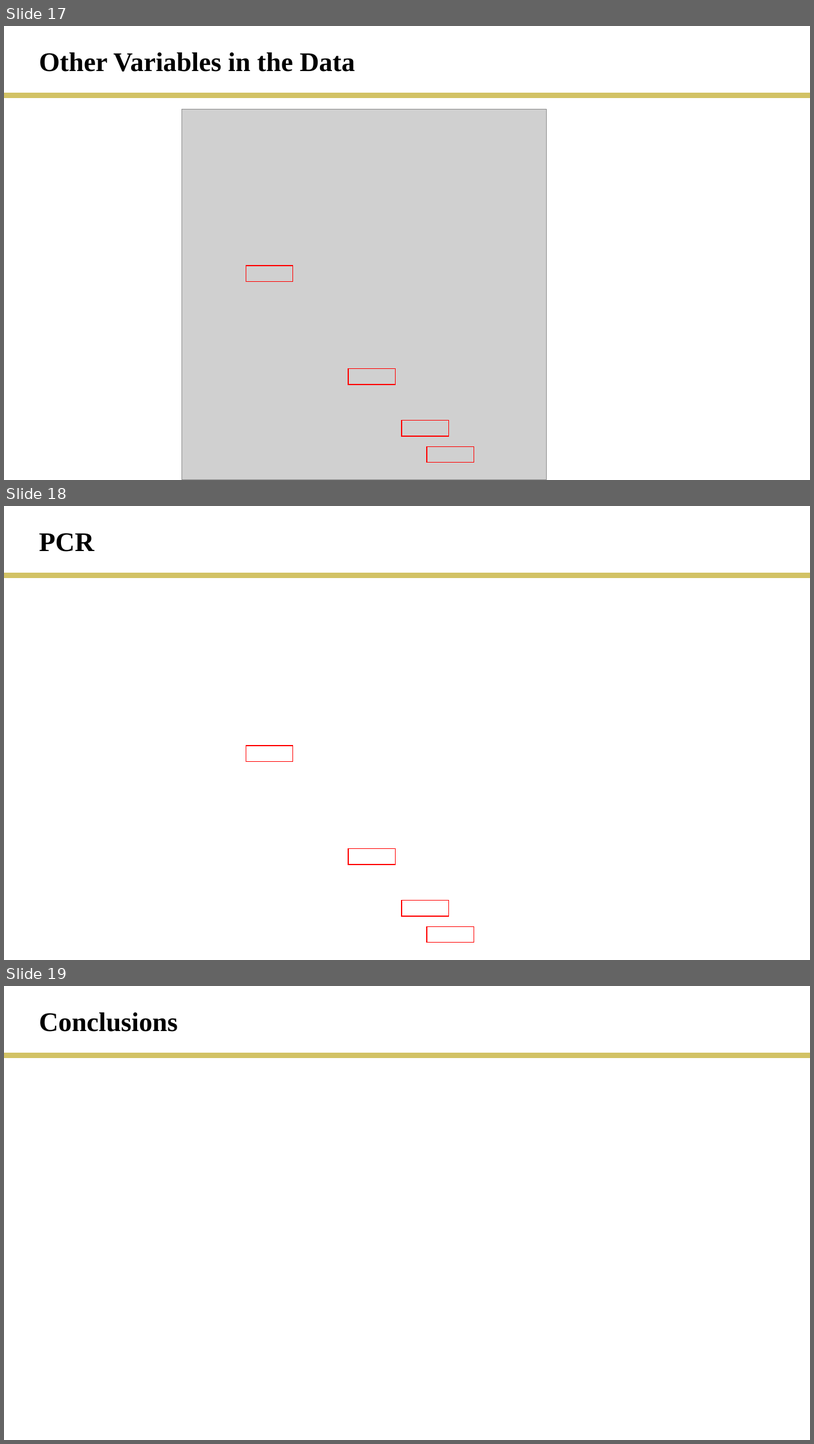
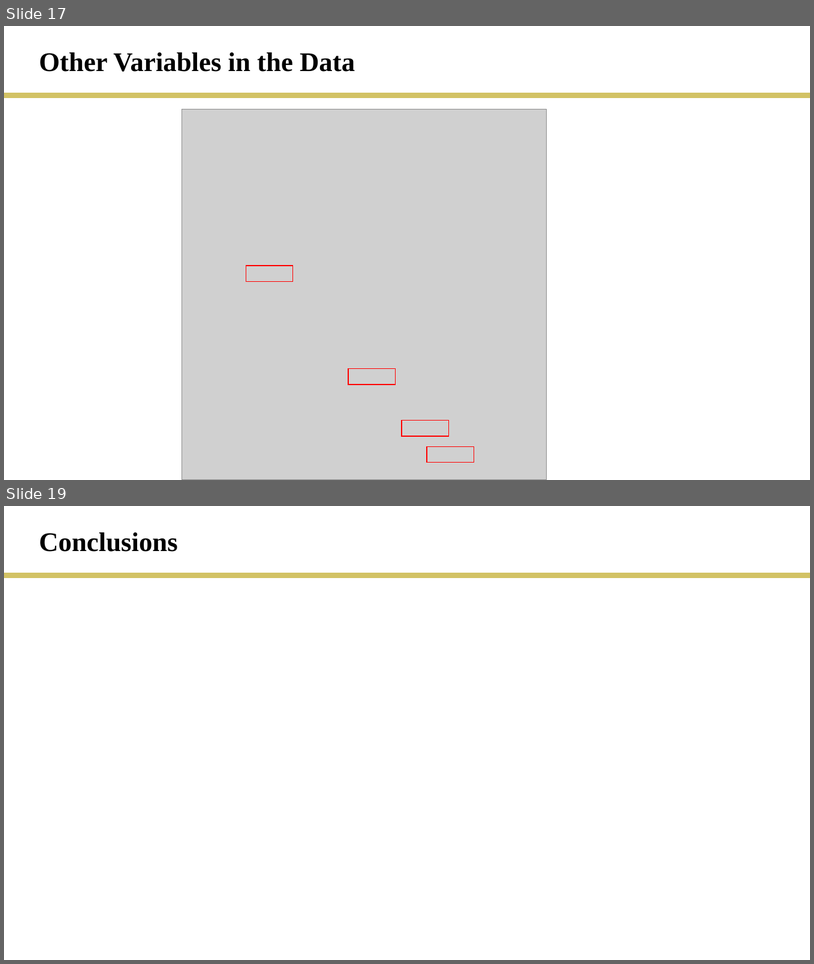
Before and after one commit to rmesina/T2_Codes-R-Us, a slide deck: final_project/T2_final_project.pptx. Shown one above the other, each under a label of ours: slides 17, 18 and 19 before the commit, slides 17 and 19 after it; the slides between them are not shown. The pictures are 814x1444 and 814x964 pixels, drawn with LibreOffice and Linux fonts; fonts in the diff are those of the drawing; grey boxes stand for pictures. Boxes give left, top, right and bottom in pixels: in the first picture for what was removed or moved away, otherwise in the second. Text is boxed around its words. In the diff, an @@ line names an element or a change of style, - is before the commit and + after.

```diff
--- a/final_project/T2_final_project.pptx
+++ b/final_project/T2_final_project.pptx
@@ slide 18 removed at [4,506,810,960], background #FFFFFF @@
@@ text removed at [39,533,94,552] @@
-PCR
@@ line removed from (4, 576) to (810, 576) @@
@@ rectangle removed at [246,745,293,761] @@
@@ rectangle removed at [348,849,395,864] @@
@@ rectangle removed at [402,900,449,916] @@
@@ rectangle removed at [427,927,474,942] @@
```
Also in this commit, not shown: 1 slide added, 2 other files.
